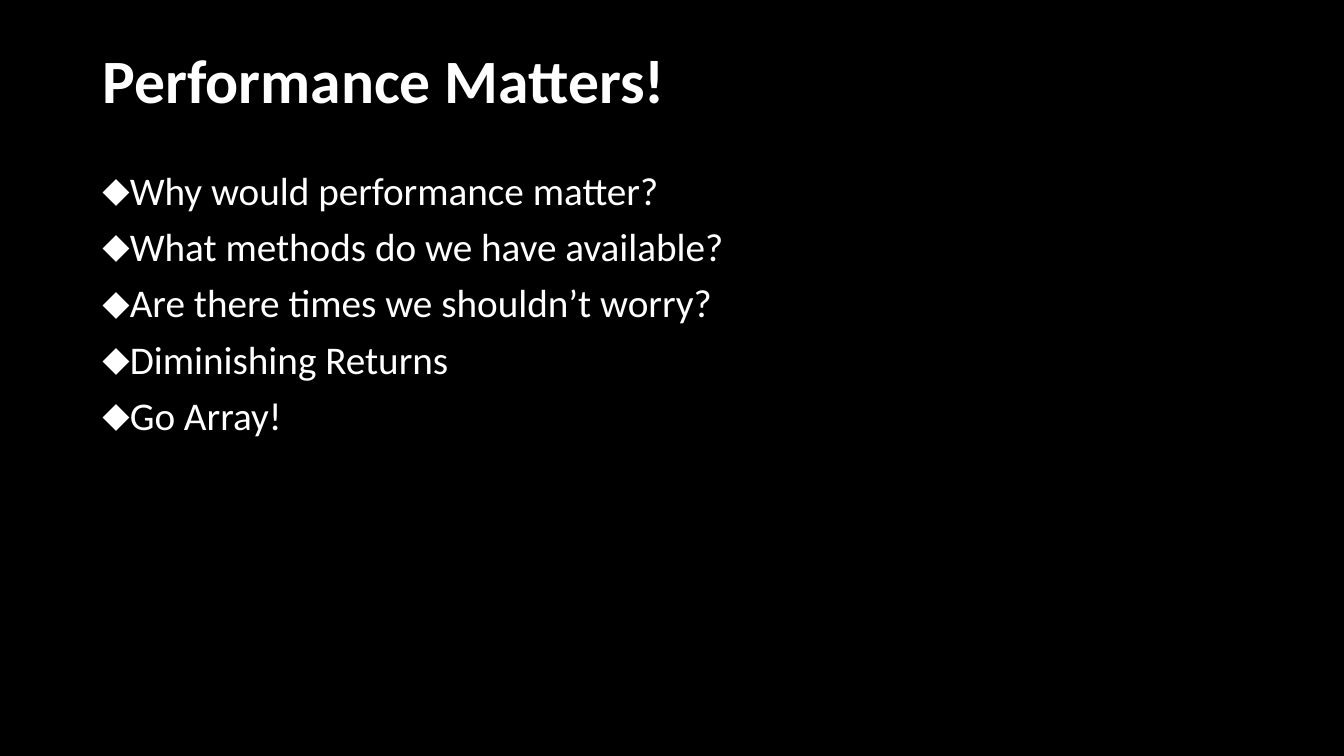
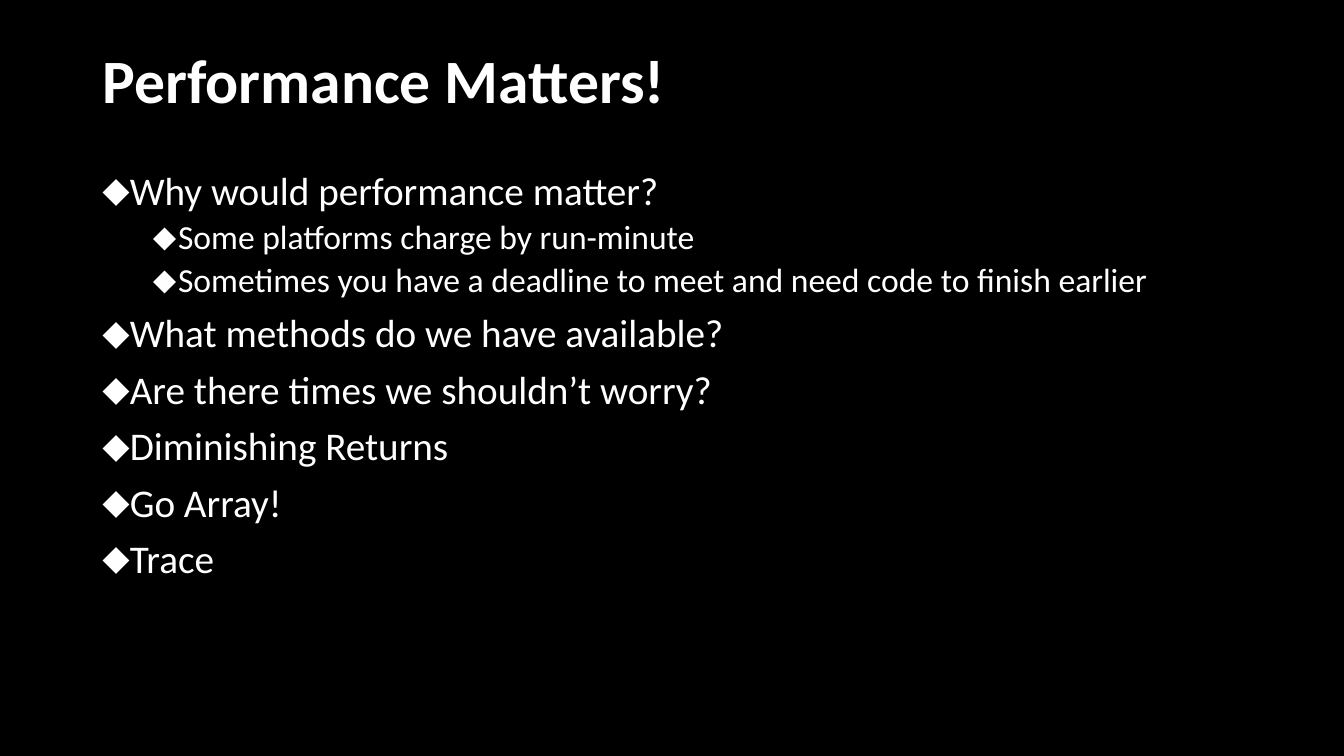
Before and after one commit to jpscripter/MMSMoA23, a slide deck: slide 33 of PowerShell, PowerFull/PowerShell, PowerFull.pptx (slide 23 before the commit). Drawn at 1344x756 pixels with LibreOffice and Linux fonts; fonts in the diff are those of the drawing; background and template pictures are left out. Boxes give left, top, right and bottom in pixels: in the first picture for what was removed or moved away, otherwise in the second. Text is boxed around its words. In the diff, an @@ line names an element or a change of style, - is before the commit and + after.

```diff
--- a/PowerShell, PowerFull/PowerShell, PowerFull.pptx
+++ b/PowerShell, PowerFull/PowerShell, PowerFull.pptx
@@ text at box(178, 225, 1147, 298): paragraphs added @@
+  ⬥ Some platforms charge by run-minute
+  ⬥ Sometimes you have a deadline to meet and need code to finish earlier
@@ text at box(130, 548, 214, 574): paragraph added @@
+⬥ Trace
```
Also in this commit, not shown: 7 other slides changed, 17 slides added, 2 slides removed, 16 other files.
